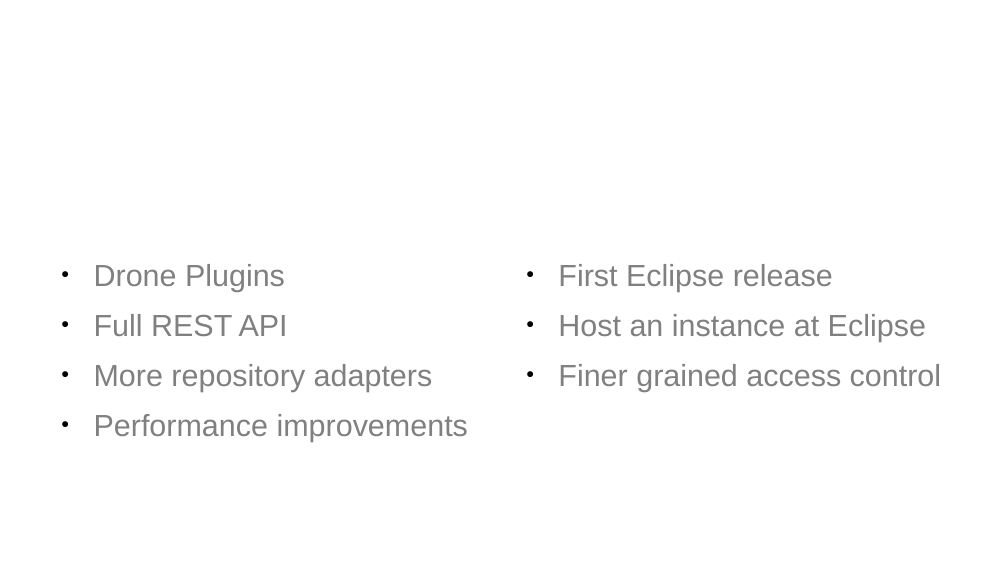
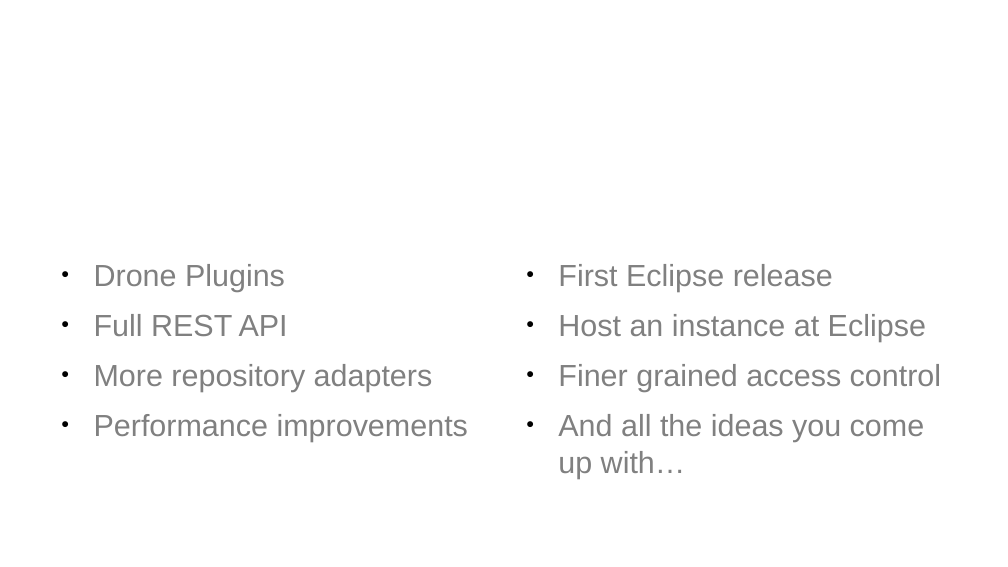
Before and after one commit to ctron/package-drone-ece2015, a slide deck: slide 6 of 99-presentation/package-drone.odp. Drawn at 1008x567 pixels with LibreOffice and Linux fonts; fonts in the diff are those of the drawing; background and template pictures are left out. Boxes give left, top, right and bottom in pixels: in the first picture for what was removed or moved away, otherwise in the second. Text is boxed around its words. In the diff, an @@ line names an element or a change of style, - is before the commit and + after.

```diff
--- a/99-presentation/package-drone.odp
+++ b/99-presentation/package-drone.odp
@@ text at (558,414,925,478): paragraph added @@
+● And all the ideas you come up with…
```
Also in this commit, not shown: 1 slide added, 1 other file.
